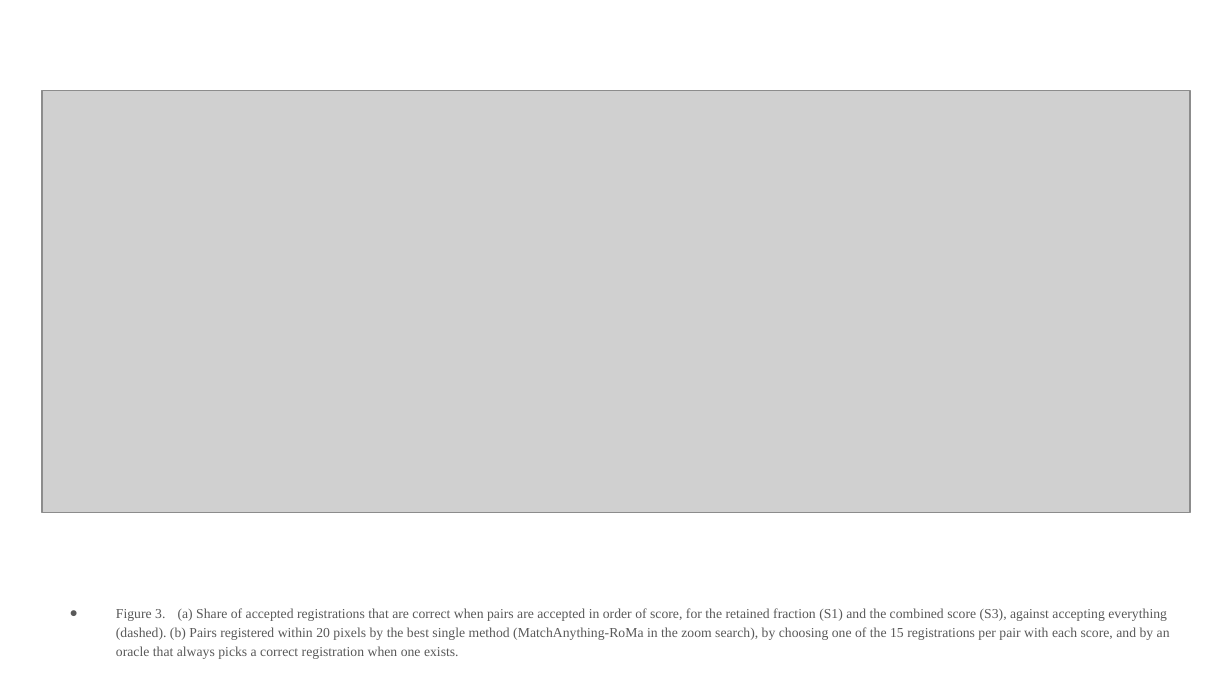
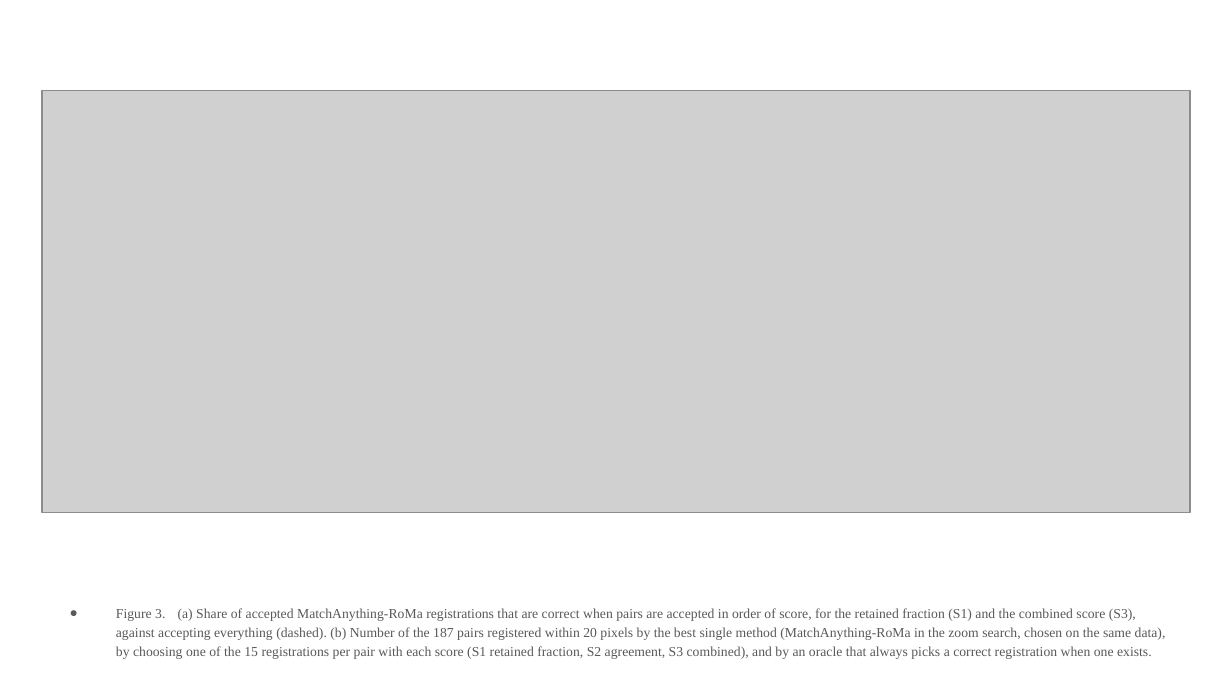
Before and after one commit to fronkt/correlative-microscopy-alignment, a slide deck: slide 4 of paper/cjsj/Cai_CJSJ_2026_Figures.pptx. Drawn at 1232x693 pixels with LibreOffice and Linux fonts; fonts in the diff are those of the drawing; grey boxes stand for pictures. Boxes give left, top, right and bottom in pixels: in the first picture for what was removed or moved away, otherwise in the second. Text is boxed around its words. In the diff, an @@ line names an element or a change of style, - is before the commit and + after.

```diff
--- a/paper/cjsj/Cai_CJSJ_2026_Figures.pptx
+++ b/paper/cjsj/Cai_CJSJ_2026_Figures.pptx
@@ text at bbox=[116, 608, 1166, 659]: text changed @@
-● Figure 3. (a) Share of accepted registrations that are correct when pairs are accepted in order of score, for the retained fraction (S1) and the combined score (S3), against accepting everything (dashed). (b) Pairs registered within 20 pixels by the best single method (MatchAnything-RoMa in the zoom search), by choosing one of the 15 registrations per pair with each score, and by an oracle that always picks a correct registration when one exists.
+● Figure 3. (a) Share of accepted MatchAnything-RoMa registrations that are correct when pairs are accepted in order of score, for the retained fraction (S1) and the combined score (S3), against accepting everything (dashed). (b) Number of the 187 pairs registered within 20 pixels by the best single method (MatchAnything-RoMa in the zoom search, chosen on the same data), by choosing one of the 15 registrations per pair with each score (S1 retained fraction, S2 agreement, S3 combined), and by an oracle that always picks a correct registration when one exists.
```
Also in this commit, not shown: 2 other slides changed, 17 other files.
